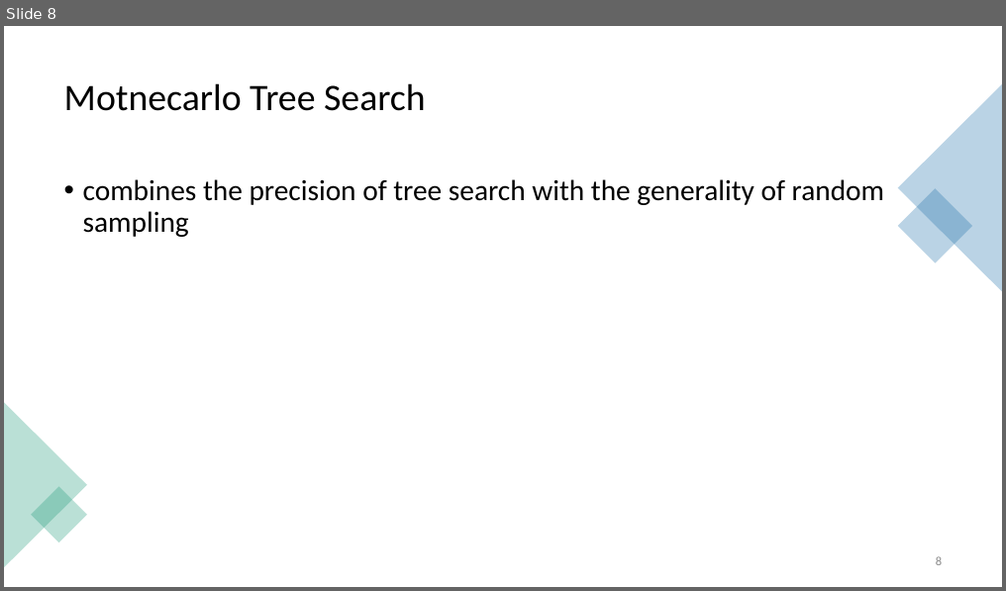
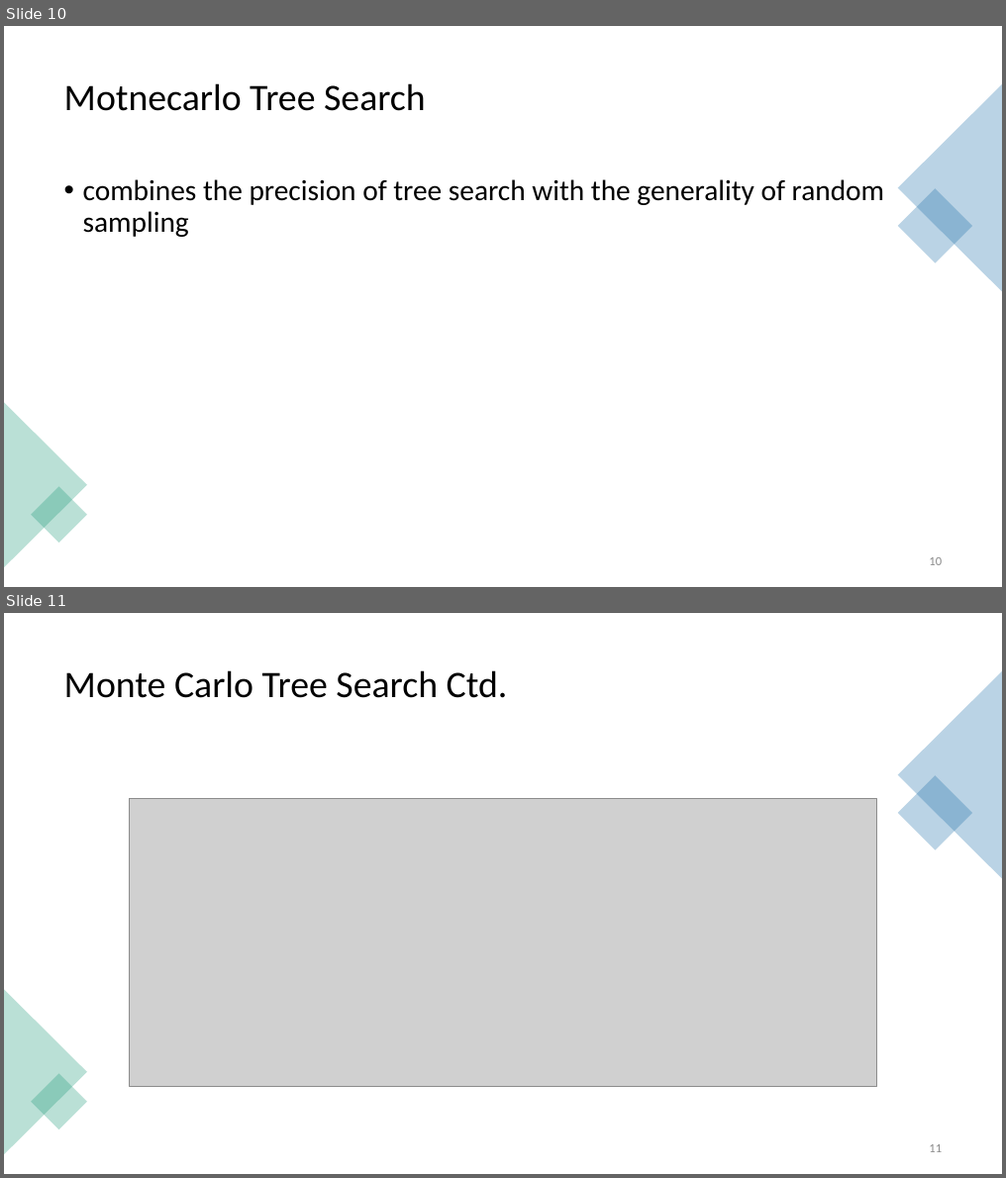
Before and after one commit to Brebeck-Jan/chessmaster, a slide deck: Präsentationen/Zwischen_Präse/Chessmaster_Zwischenpräsentation.pptx. Shown one above the other, each under a label of ours: slide 8 before the commit, slides 10 and 11 after it. The pictures are 1006x591 and 1006x1178 pixels, drawn with LibreOffice and Linux fonts; fonts in the diff are those of the drawing; grey boxes stand for pictures. Boxes give left, top, right and bottom in pixels: in the first picture for what was removed or moved away, otherwise in the second. Text is boxed around its words. In the diff, an @@ line names an element or a change of style, - is before the commit and + after.

```diff
--- a/Präsentationen/Zwischen_Präse/Chessmaster_Zwischenpräsentation.pptx
+++ b/Präsentationen/Zwischen_Präse/Chessmaster_Zwischenpräsentation.pptx
@@ slide 11 added at <box>4,613,1002,1174</box>, background #FFFFFF @@
@@ title added at <box>64,670,508,698</box>, 36 pt, text #000000 @@
+Monte Carlo Tree Search Ctd.
@@ triangle added at <box>898,671,1002,878</box>, fill #1D6FA9 at 30% opacity @@
@@ rectangle added at <box>898,775,973,851</box>, fill #1D6FA9 at 30% opacity @@
@@ picture added at <box>130,799,877,1087</box> @@
@@ triangle added at <box>4,989,87,1155</box>, fill #1D9A78 at 30% opacity @@
@@ rectangle added at <box>31,1073,87,1130</box>, fill #1D9A78 at 30% opacity @@
@@ page number added at <box>929,1145,942,1153</box>, 12 pt, text #8C8C8C @@
+11
@@ what was slide 8 is now slide 10 @@
@@ page number at <box>929,558,942,566</box>: text changed @@
-8
+10
```
Also in this commit, not shown: 8 other slides added, 3 slides removed.
